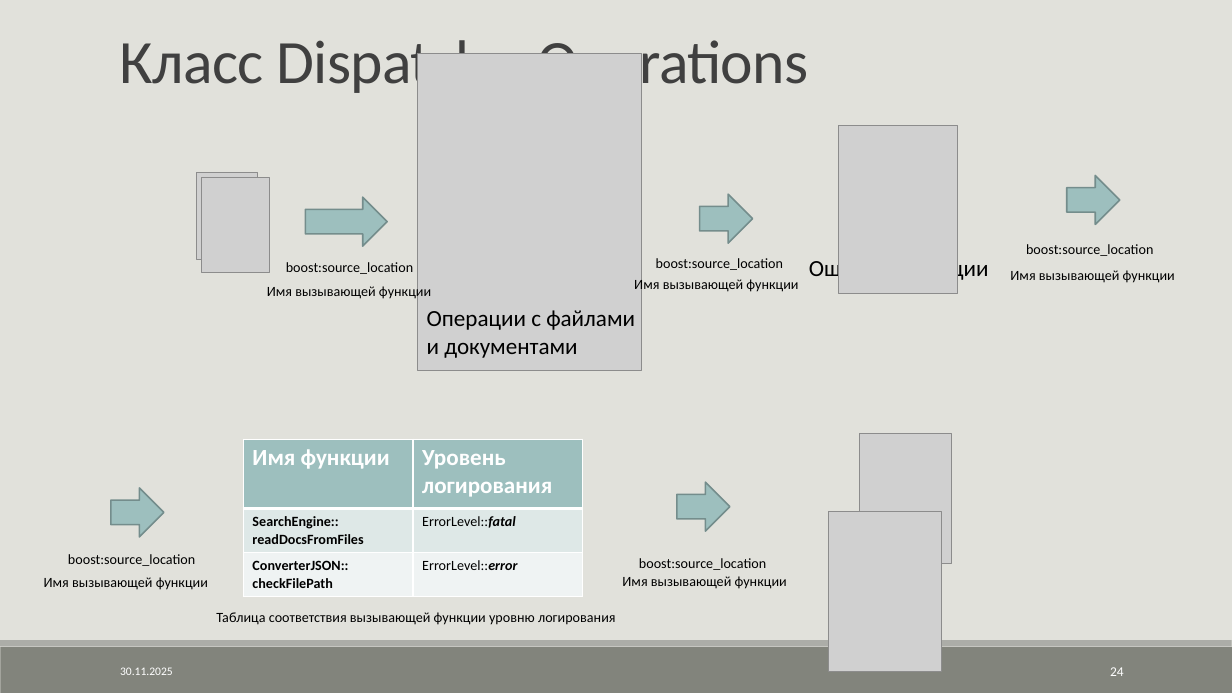
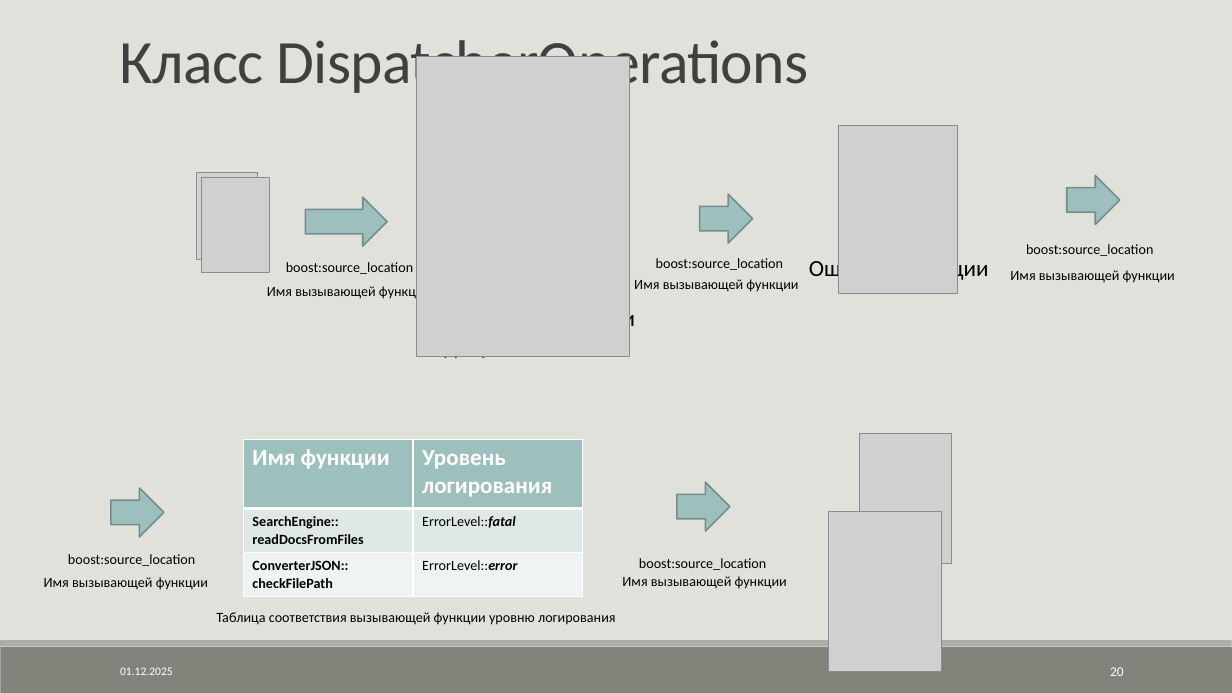
Before and after one commit to AVKazmirchuk/SearchEngine, a slide deck: slide 20 of presentation/защита.pptx (slide 24 before the commit). Drawn at 1232x693 pixels with LibreOffice and Linux fonts; fonts in the diff are those of the drawing; grey boxes stand for pictures. Boxes give left, top, right and bottom in pixels: in the first picture for what was removed or moved away, otherwise in the second. Text is boxed around its words. In the diff, an @@ line names an element or a change of style, - is before the commit and + after.

Commit message:
update presentation

```diff
--- a/presentation/защита.pptx
+++ b/presentation/защита.pptx
@@ picture: place and size @@
-picture at [418,54,641,370]
+picture at [417,56,629,357]
@@ text at [120,667,173,675]: text changed @@
-30.11.2025
+01.12.2025
@@ page number at [1110,667,1124,676]: text changed @@
-24
+20
```
Also in this commit, not shown: 22 other slides changed, 1 slide added, 6 other files.
